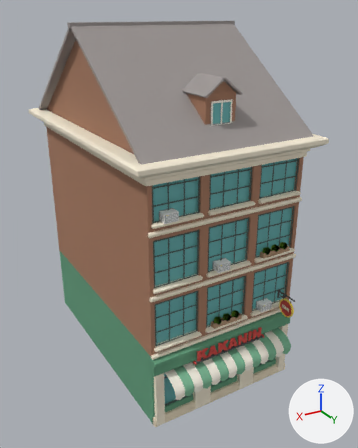
An edit to the glTF model Assets/TumbangPreso/Art/Kanto/Models/loft_brown_3.glb, drawn before and after from the same camera.
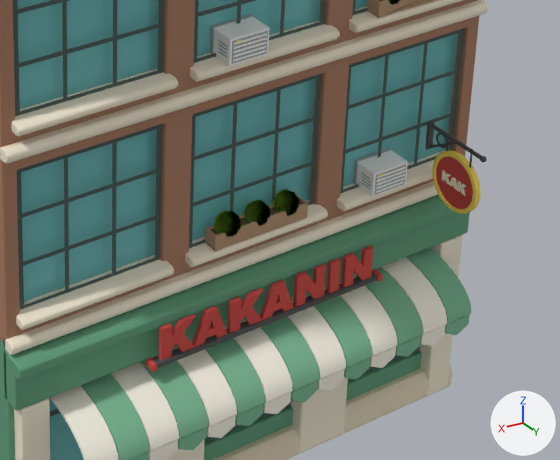
Old and new are each drawn whole from a camera (50 mm lens) standing at (18.09, 17.8, 20.1) and looking at (3.99, -5.71, 8.34) and again close up on the part from 42% to 89% of the width and 57% to 87% of the height. Lighting does not change. The marker at lower right points along +X, +Y and +Z. The last two pictures show the newer version. Vertices at exactly the same position are counted once.

In view in the first close-up: 'awnings', 'blade_kakanin', 'foliage', 'frames', 'props', 'shell', 'sign_kakanin', 'sign_kakanin_text', 'trim' and 1 more.
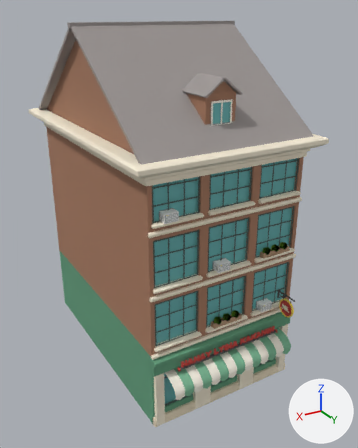
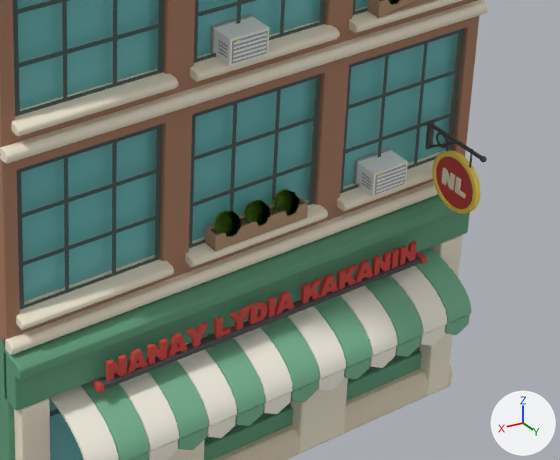
Patch to the scene script:
```diff
--- a/Assets/TumbangPreso/Art/Kanto/Models/loft_brown_3.glb.py
+++ b/Assets/TumbangPreso/Art/Kanto/Models/loft_brown_3.glb.py
@@ me_sign_kakanin @@
 # used by ob_sign_kakanin; location = (0.0, 0.0, 0.0)
-me_sign_kakanin.from_pydata(...)  # 432 vertices, 852 faces; spans x 2.21..6.79, y 0.38..0.57, z 3.38..3.51
+me_sign_kakanin.from_pydata(...)  # 432 vertices, 852 faces; spans x 1.25..7.75, y 0.38..0.57, z 3.38..3.51
+# me_sign_kakanin part 1: the loose piece of 144 vertices spanning x 2.26..6.74, y 0.38..0.55, z 3.4..3.49 is scaled about its middle by (1.43, 1, 1)
+# me_sign_kakanin part 2: the loose piece of 144 vertices spanning x 6.69..6.79, y 0.38..0.57, z 3.38..3.51 is moved by (0.96, 0.0, 0.0)
+# me_sign_kakanin part 3: the loose piece of 144 vertices spanning x 2.21..2.31, y 0.38..0.57, z 3.38..3.51 is moved by (-0.96, 0.0, 0.0)
 me_sign_kakanin.materials.append(mat_sign_iron)
@@ me_sign_nanay_lydia_kakanin_text @@
+me_sign_nanay_lydia_kakanin_text.from_pydata(...)  # 1176 vertices, 2308 faces; spans x 1.45..7.55, y 0.43..0.51, z 3.47..3.82
+me_sign_nanay_lydia_kakanin_text.materials.append(mat_sign_red)  # red #cb453f
@@ ob_sign_kakanin_text @@
-ob_sign_kakanin_text = bpy.data.objects.new('sign_kakanin_text', me_sign_kakanin_text)
-ob_sign_kakanin_text.location = (0.0, 0.0, 0.0)
@@ ob_sign_nanay_lydia_kakanin_text @@
+ob_sign_nanay_lydia_kakanin_text = bpy.data.objects.new('sign_nanay_lydia_kakanin_text', me_sign_nanay_lydia_kakanin_text)
+ob_sign_nanay_lydia_kakanin_text.location = (0.0, 0.0, 0.0)
```

Boxes (x1, y1, x2, y2) around the edits, measured in the close-ups (560 x 460 px; the box of a moved part takes in the faces that stretch with it):
'sign_kakanin_text', deleted (red): before (158, 246, 373, 360)
'sign_nanay_lydia_kakanin_text', added: after (106, 241, 417, 381)
'sign_kakanin', reshaped (40% wider, 37% taller): before (146, 269, 383, 372); after (93, 252, 426, 393)
part 1 of me_sign_kakanin, moved or reshaped: before (151, 272, 378, 368); after (98, 255, 422, 389)
part 2 of me_sign_kakanin, moved or reshaped: before (146, 358, 157, 372); after (93, 379, 104, 393)
part 3 of me_sign_kakanin, moved or reshaped: before (372, 269, 383, 282); after (416, 252, 426, 264)
